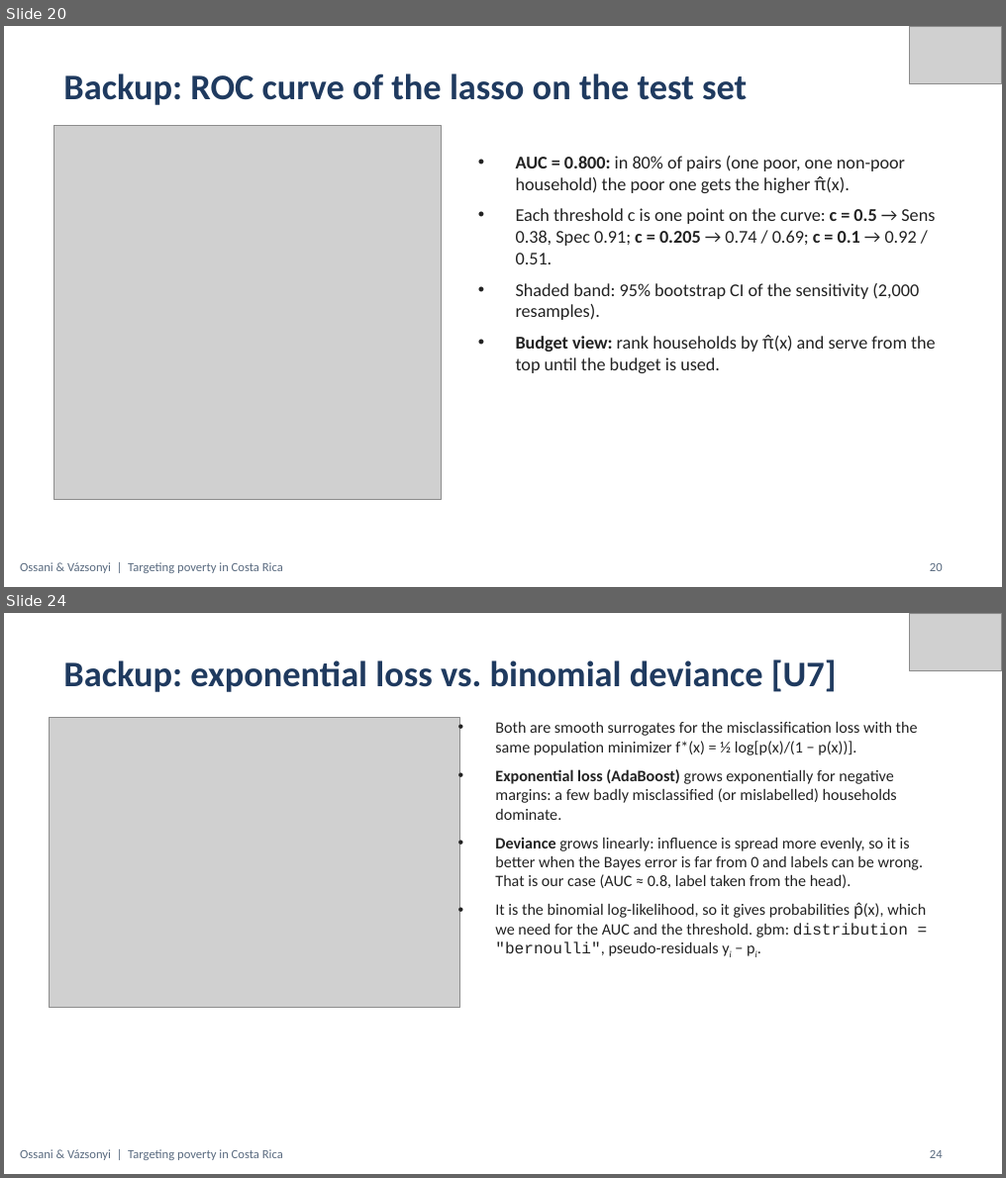
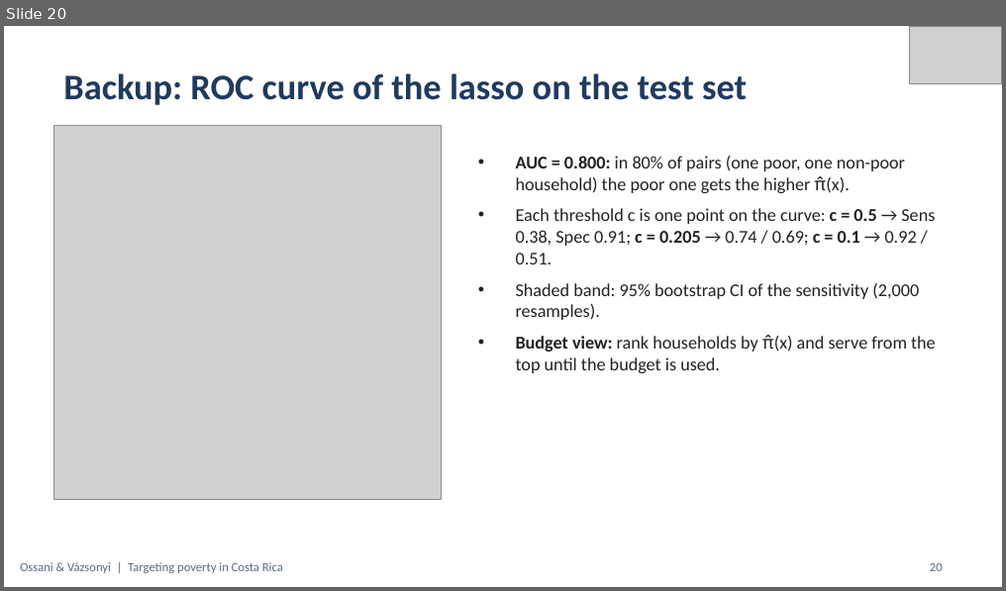
Before and after one commit to hermann-ossani/Poverty-predictor, a slide deck: costa_rica_poverty_slides_v2.pptx. Shown one above the other, each under a label of ours: slides 20 and 24 before the commit, slide 20 after it; the slides between them are not shown. The pictures are 1006x1178 and 1006x591 pixels, drawn with LibreOffice and Linux fonts; fonts in the diff are those of the drawing; grey boxes stand for pictures. Boxes give left, top, right and bottom in pixels: in the first picture for what was removed or moved away, otherwise in the second. Text is boxed around its words. In the diff, an @@ line names an element or a change of style, - is before the commit and + after.

```diff
--- a/costa_rica_poverty_slides_v2.pptx
+++ b/costa_rica_poverty_slides_v2.pptx
@@ slide 24 removed at <box>4,613,1002,1174</box>, background #FFFFFF; not listed: 1 template element that a slide beside it also shows @@
@@ picture removed at <box>909,613,1002,670</box> @@
@@ title removed at <box>63,660,837,692</box> @@
-Backup: exponential loss vs. binomial deviance [U7]
@@ picture removed at <box>49,718,460,1007</box> @@
@@ text removed at <box>495,721,926,957</box> @@
-• Both are smooth surrogates for the misclassification loss with the same population minimizer f*(x) = ½ log[p(x)/(1 − p(x))].
-• Exponential loss (AdaBoost) grows exponentially for negative margins: a few badly misclassified (or mislabelled) households dominate.
-• Deviance grows linearly: influence is spread more evenly, so it is better when the Bayes error is far from 0 and labels can be wrong. That is our case (AUC ≈ 0.8, label taken from the head).
-• It is the binomial log-likelihood, so it gives probabilities p̂(x), which we need for the AUC and the threshold. gbm: distribution = "bernoulli", pseudo-residuals yi − pi.
@@ page number removed at <box>930,1151,943,1158</box> @@
-24
```
Also in this commit, not shown: 4 slides changed, 1 other slide removed, 2 other files.
